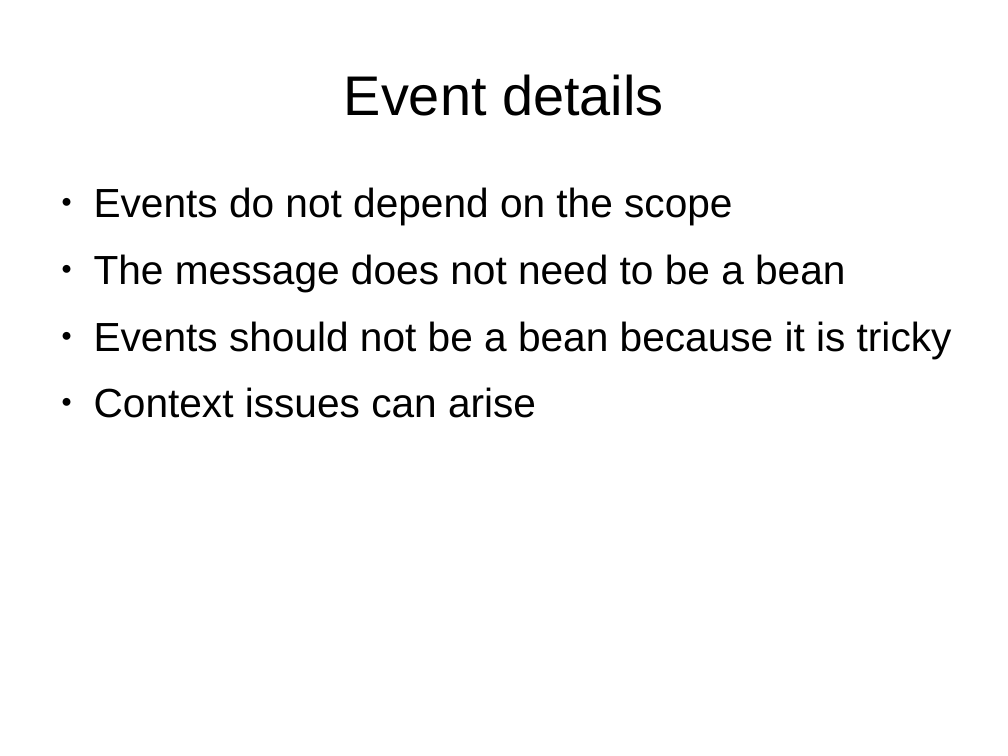
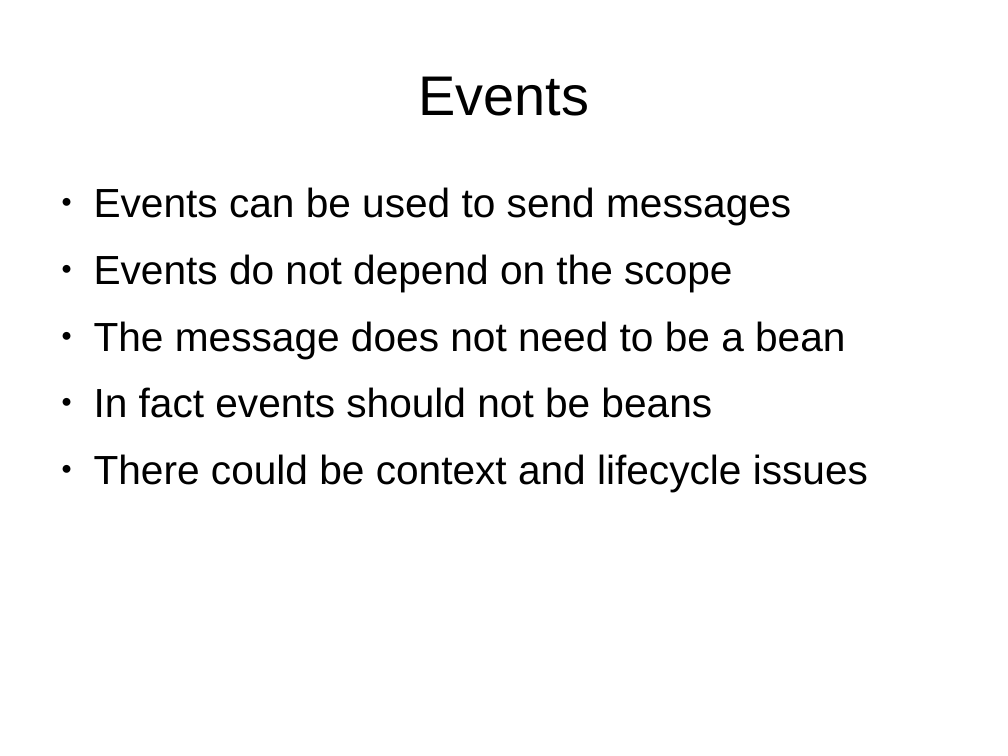
Before and after one commit to FrigoCoder/CDI, a slide deck: slide 91 of CDI.odp (slide 92 before the commit). Drawn at 1008x756 pixels with LibreOffice and Linux fonts; fonts in the diff are those of the drawing. Boxes give left, top, right and bottom in pixels: in the first picture for what was removed or moved away, otherwise in the second. Text is boxed around its words. In the diff, an @@ line names an element or a change of style, - is before the commit and + after.

Commit message:
Async events

```diff
--- a/CDI.odp
+++ b/CDI.odp
@@ title at <box>418,76,589,116</box>: text changed @@
-Event details
+Events
@@ text at <box>94,187,791,225</box>: paragraph added @@
+● Events can be used to send messages
@@ text at <box>94,387,868,492</box>: text changed @@
-● Events should not be a bean because it is tricky
-● Context issues can arise
+● In fact events should not be beans
+● There could be context and lifecycle issues
```
Also in this commit, not shown: 1 other slide changed, 1 slide added.
